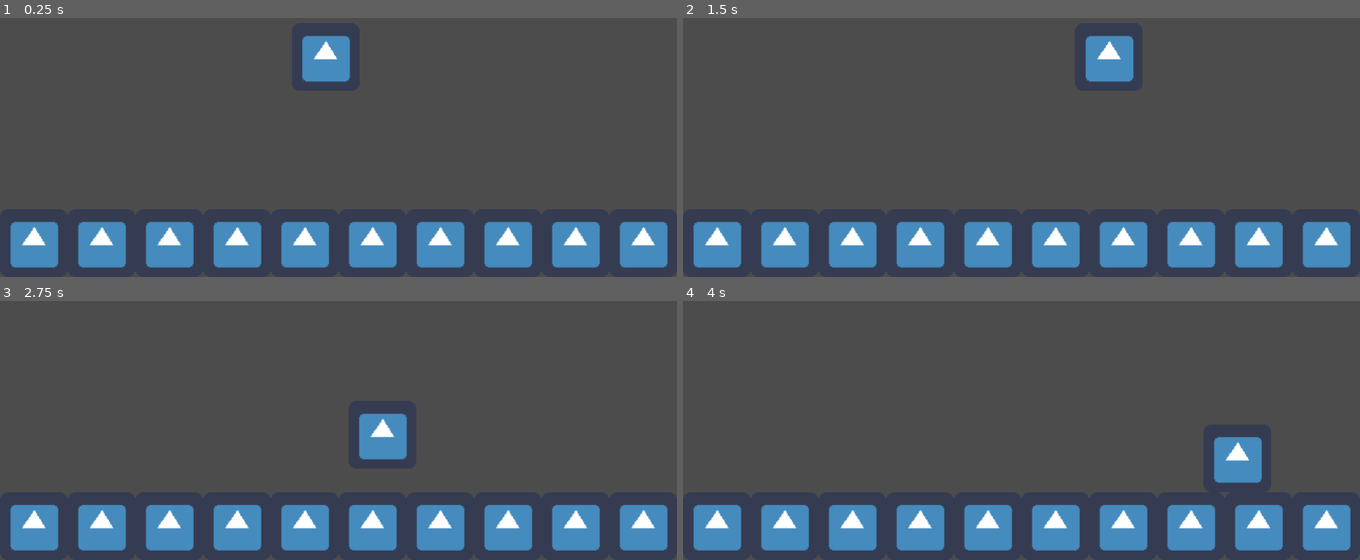
Above: before the commit, frames 1-4 (two rows, left to right).
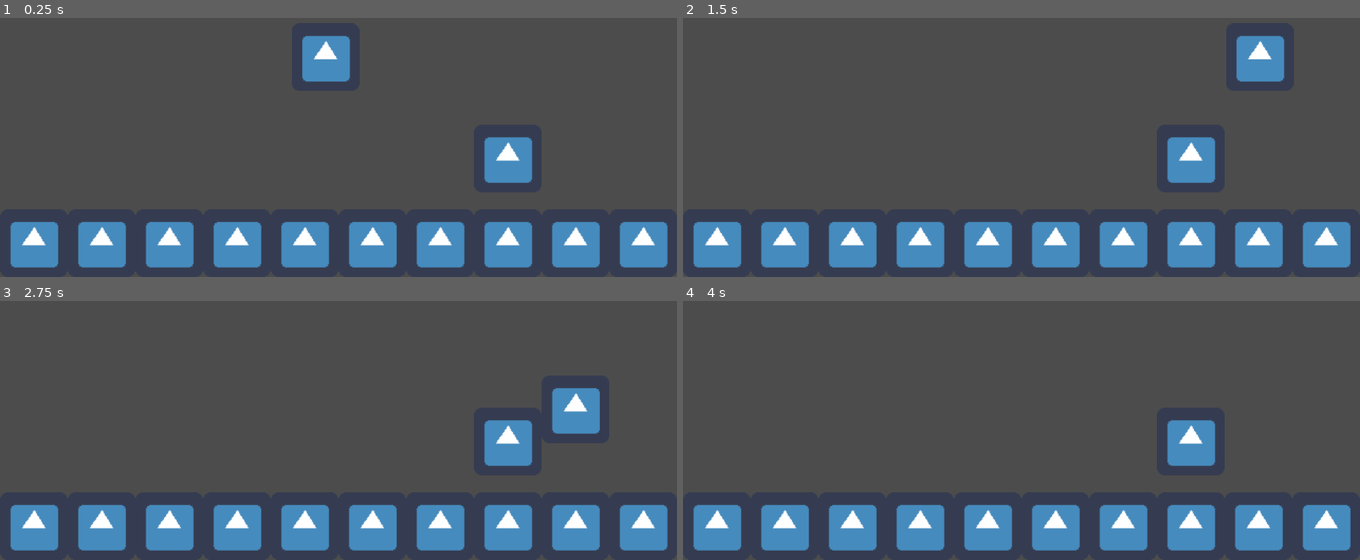
Above: after the commit, the same moments.

Repository: nickykendy/GameOff2019
Game: Godot game, scene res://World.tscn
Two runs of this game, one before a commit and one after it. Both use one fixed random seed, a clock stepped at 60 frames per second and the inputs below. The engine's default icon, where the game draws it, is replaced by a stand-in: a white triangle on a blue panel in a dark square.
Inputs:
- Up to frame 1 (0.25 s): no input
- Up to frame 2 (1.5 s): tap Enter at 0.5 s; hold Space (jump) 0.53-1.28 s; hold D (move_right) from 0.53 s (still down); tap H (grab) at 1.35 s
- Up to frame 3 (2.75 s): tap Space (jump) at 1.52, 1.55, 1.82 s; release D (move_right) at 2.03 s; hold A (move_left) from 2.03 s (still down); hold Space (jump) from 2.03 s (still down); tap Q (switch) at 2.1 s
- Up to frame 4 (4 s): release A (move_left) at 2.78 s; release Space (jump) at 2.78 s; hold D (move_right) from 2.78 s (still down); tap Space (jump) at 2.85, 3.02, 3.32, 3.77, 3.8 s; hold H (grab) from 3.53 s (still down)

The runs differ from the first frame. In frame 1, 1.2% of the frame differs, in the area x 71-79%, y 46-64%; in frame 2, 3.7%; in frame 3, 3.7%, in the area x 53-89%, y 33-64%; in frame 4, 2.5%.

Commit message:
fix movement

Diff:
--- /dev/null
+++ b/Paper_Town/Platform.gd
@@ -0,0 +1,4 @@
+extends KinematicBody2D
+
+func move(spd):
+	pass
--- /dev/null
+++ b/Paper_Town/Platform.tscn
@@ -0,0 +1,24 @@
+[gd_scene load_steps=5 format=2]
+
+[ext_resource path="res://Platform.gd" type="Script" id=1]
+[ext_resource path="res://icon.png" type="Texture" id=2]
+
+[sub_resource type="RectangleShape2D" id=1]
+extents = Vector2( 32, 32 )
+
+[sub_resource type="RectangleShape2D" id=2]
+extents = Vector2( 45, 45 )
+
+[node name="Platform" type="KinematicBody2D"]
+script = ExtResource( 1 )
+
+[node name="icon" type="Sprite" parent="."]
+texture = ExtResource( 2 )
+
+[node name="CollisionShape2D" type="CollisionShape2D" parent="."]
+shape = SubResource( 1 )
+
+[node name="Area2D" type="Area2D" parent="."]
+
+[node name="CollisionShape2D" type="CollisionShape2D" parent="Area2D"]
+shape = SubResource( 2 )
--- a/Paper_Town/Player.gd
+++ b/Paper_Town/Player.gd
@@ -1,11 +1,15 @@
 extends KinematicBody2D
 
+
+const P_SPEED = 200
+const T_SPEED = 250
+const JUMP_POWER = -400
+const GRAV = 15
+const PLATFORM = Vector2(0, -1)
+const TOPDOWN = Vector2(0, 0)
+
 var is_platform = false
-var top_down_spd = 100
-var platform_spd = 200
-var jump_height = 1000
-var gravity = 200
-var is_in_air = false
+var velocity = Vector2()
 
 
 func _ready():
@@ -16,12 +20,12 @@
 	var _left = Input.is_action_pressed("move_left")
 	var _up = Input.is_action_pressed("move_up")
 	var _down = Input.is_action_pressed("move_down")
-	var _jump = Input.is_action_just_pressed("jump")
+
+	var _jump = Input.is_action_pressed("jump")
 	var _grab = Input.is_action_pressed("grab")
 	var _interact = Input.is_action_just_pressed("interact")
 	var _switch = Input.is_action_just_pressed("switch")
 
-	var input_vec = Vector2()
 
 	if is_platform:
 		if _switch:
@@ -31,29 +35,19 @@
 			is_platform = true
 
 	if is_platform:
-		if _right:
-			input_vec.x += 1
-		if _left:
-			input_vec.x -= 1
-		if _jump and is_on_floor():
-			input_vec.y -= 1
-		if !is_on_floor():
-			input_vec.y += 1
+		velocity.x = (int(_right) - int(_left)) * P_SPEED
+		if is_on_floor() and _jump:
+			velocity.y = JUMP_POWER
+		else:
+			velocity.y += GRAV
 	else:
-		if _right:
-			input_vec.x += 1
-		if _left:
-			input_vec.x -= 1
-		if _up:
-			input_vec.y -= 1
-		if _down:
-			input_vec.y += 1
-
-	return input_vec.normalized()
+		velocity.x = int(_right) - int(_left)
+		velocity.y = int(_down) - int(_up)
+		velocity = velocity.normalized() * T_SPEED
 
 func _physics_process(delta):
-	var motion = get_input()
+	get_input()
 	if is_platform:
-		move_and_slide(motion * platform_spd, Vector2(0, 1))
+		velocity = move_and_slide(velocity, PLATFORM)
 	else:
-		move_and_slide(motion * top_down_spd, Vector2(0, 0))
+		move_and_slide(velocity, TOPDOWN)
--- a/Paper_Town/World.tscn
+++ b/Paper_Town/World.tscn
@@ -1,7 +1,8 @@
-[gd_scene load_steps=3 format=2]
+[gd_scene load_steps=4 format=2]
 
 [ext_resource path="res://Player.tscn" type="PackedScene" id=1]
 [ext_resource path="res://Wall.tscn" type="PackedScene" id=2]
+[ext_resource path="res://Platform.tscn" type="PackedScene" id=3]
 
 [node name="World" type="Node2D"]
 
@@ -37,3 +38,6 @@
 
 [node name="Wall10" parent="." instance=ExtResource( 2 )]
 position = Vector2( 608, 368 )
+
+[node name="Platform" parent="." instance=ExtResource( 3 )]
+position = Vector2( 480, 288 )
